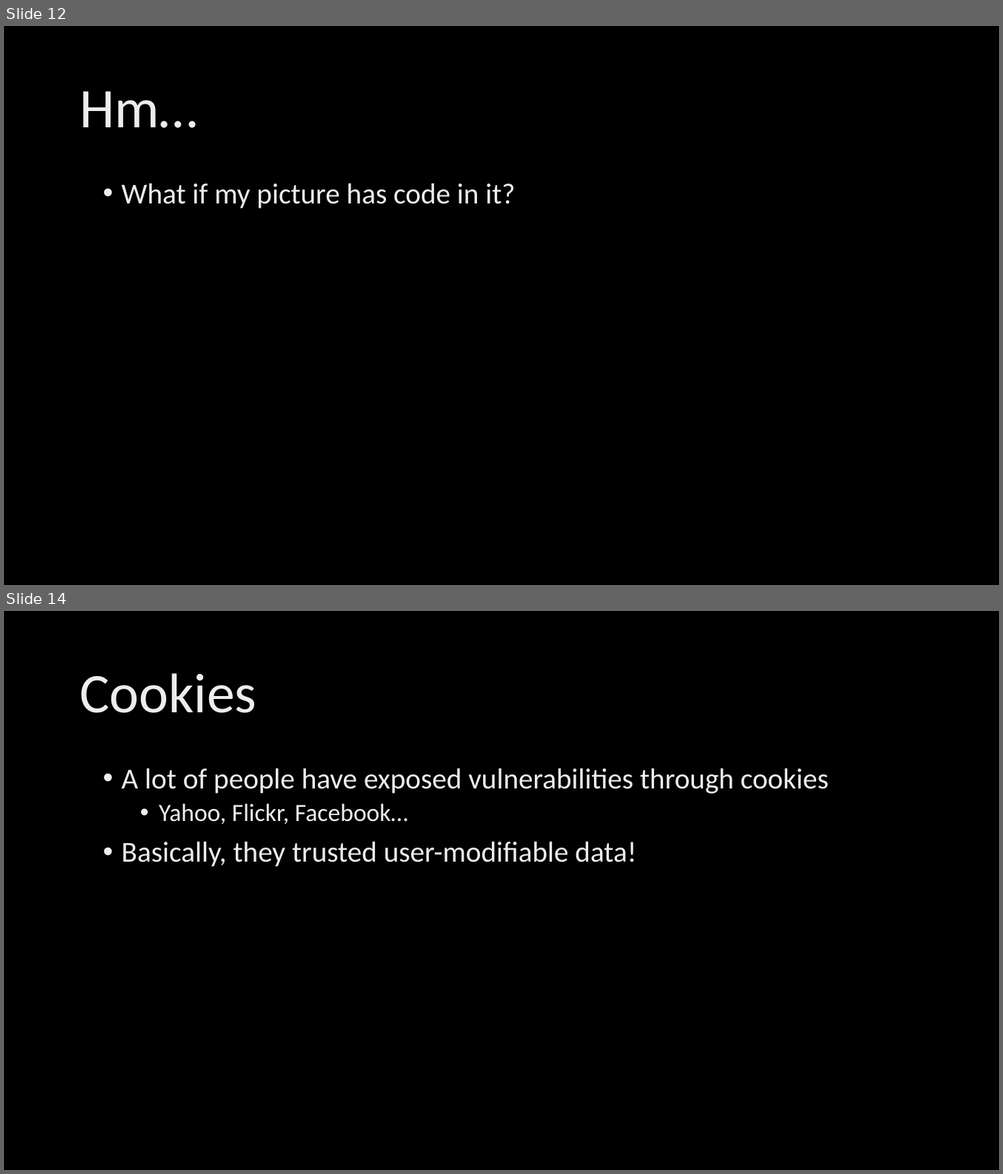
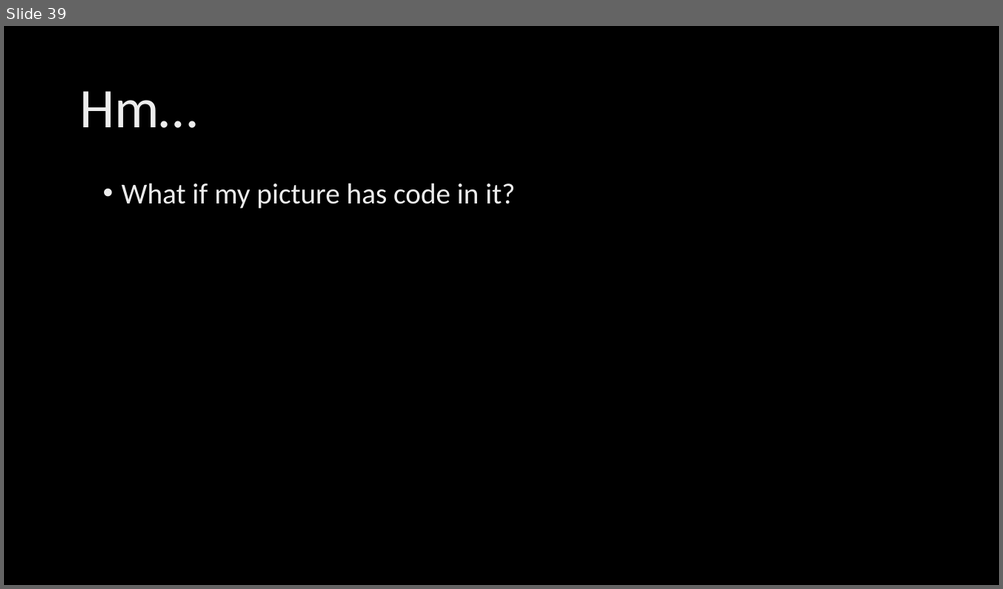
Before and after one commit to mserrano/talks, a slide deck: crashcourse-websec/slides.pptx. Shown one above the other, each under a label of ours: slides 12 and 14 before the commit, slide 39 after it; the slides between them are not shown. The pictures are 1003x1174 and 1003x589 pixels, drawn with LibreOffice and Linux fonts; fonts in the diff are those of the drawing; background and template pictures are left out. Boxes give left, top, right and bottom in pixels: in the first picture for what was removed or moved away, otherwise in the second. Text is boxed around its words. In the diff, an @@ line names an element or a change of style, - is before the commit and + after.

```diff
--- a/crashcourse-websec/slides.pptx
+++ b/crashcourse-websec/slides.pptx
@@ slide 14 removed at bbox=[4, 611, 999, 1170], background picture (left out) @@
@@ title removed at bbox=[79, 673, 256, 713] @@
-Cookies
@@ text removed at bbox=[122, 768, 828, 867] @@
-• A lot of people have exposed vulnerabilities through cookies
-  • Yahoo, Flickr, Facebook…
-• Basically, they trusted user-modifiable data!
@@ what was slide 12 is now slide 39 @@
```
Also in this commit, not shown: 12 slides changed, 2 slides added.
